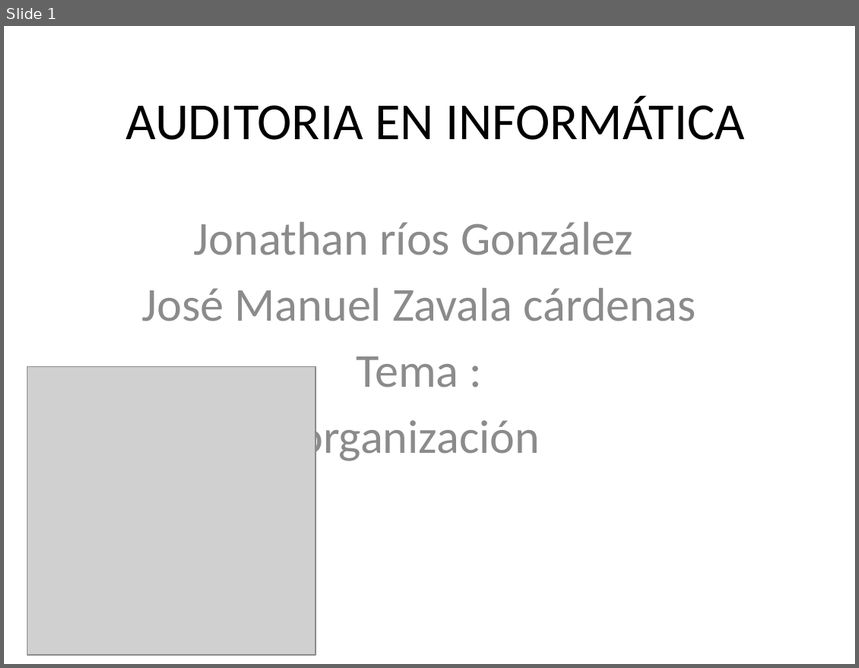
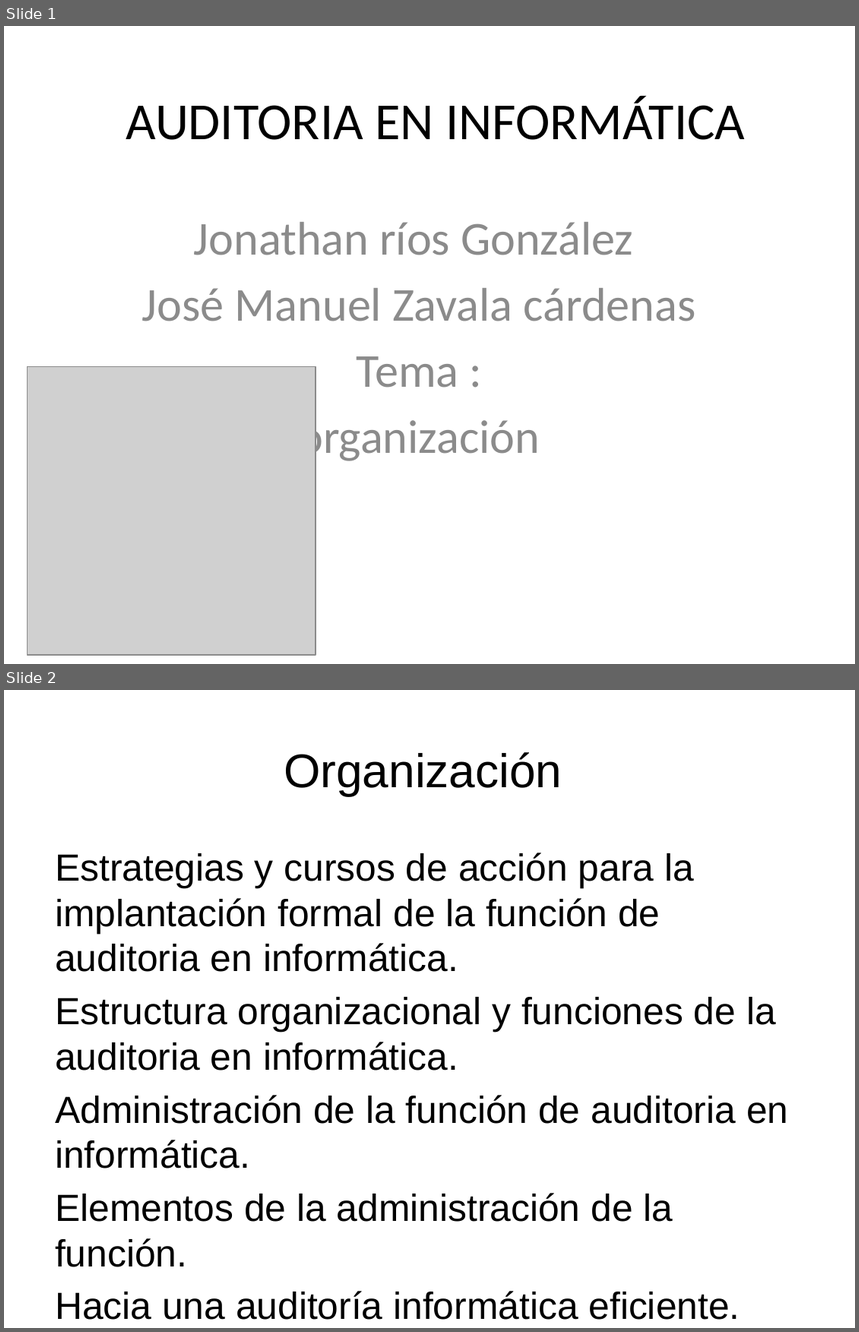
Before and after one commit to lc850/auditoria, a slide deck: unidad III (organizacion).pptx. Shown one above the other, each under a label of ours: slide 1 before the commit, slides 1 and 2 after it. The pictures are 859x668 and 859x1332 pixels, drawn with LibreOffice and Linux fonts; fonts in the diff are those of the drawing; grey boxes stand for pictures. Boxes give left, top, right and bottom in pixels: in the first picture for what was removed or moved away, otherwise in the second. Text is boxed around its words. In the diff, an @@ line names an element or a change of style, - is before the commit and + after.

```diff
--- a/unidad III (organizacion).pptx
+++ b/unidad III (organizacion).pptx
@@ slide 2 added at (x1=4, y1=690, x2=855, y2=1328), background #FFFFFF @@
@@ title added at (x1=284, y1=752, x2=562, y2=796), 40 pt, text #000000 @@
+Organización
@@ text added at (x1=55, y1=853, x2=788, y2=1320), 32 pt, text #000000 @@
+Estrategias y cursos de acción para la implantación formal de la función de auditoria en informática.
+Estructura organizacional y funciones de la auditoria en informática.
+Administración de la función de auditoria en informática.
+Elementos de la administración de la función.
+Hacia una auditoría informática eficiente.
```
Also in this commit, not shown: 3 other slides added, 1 other file.
